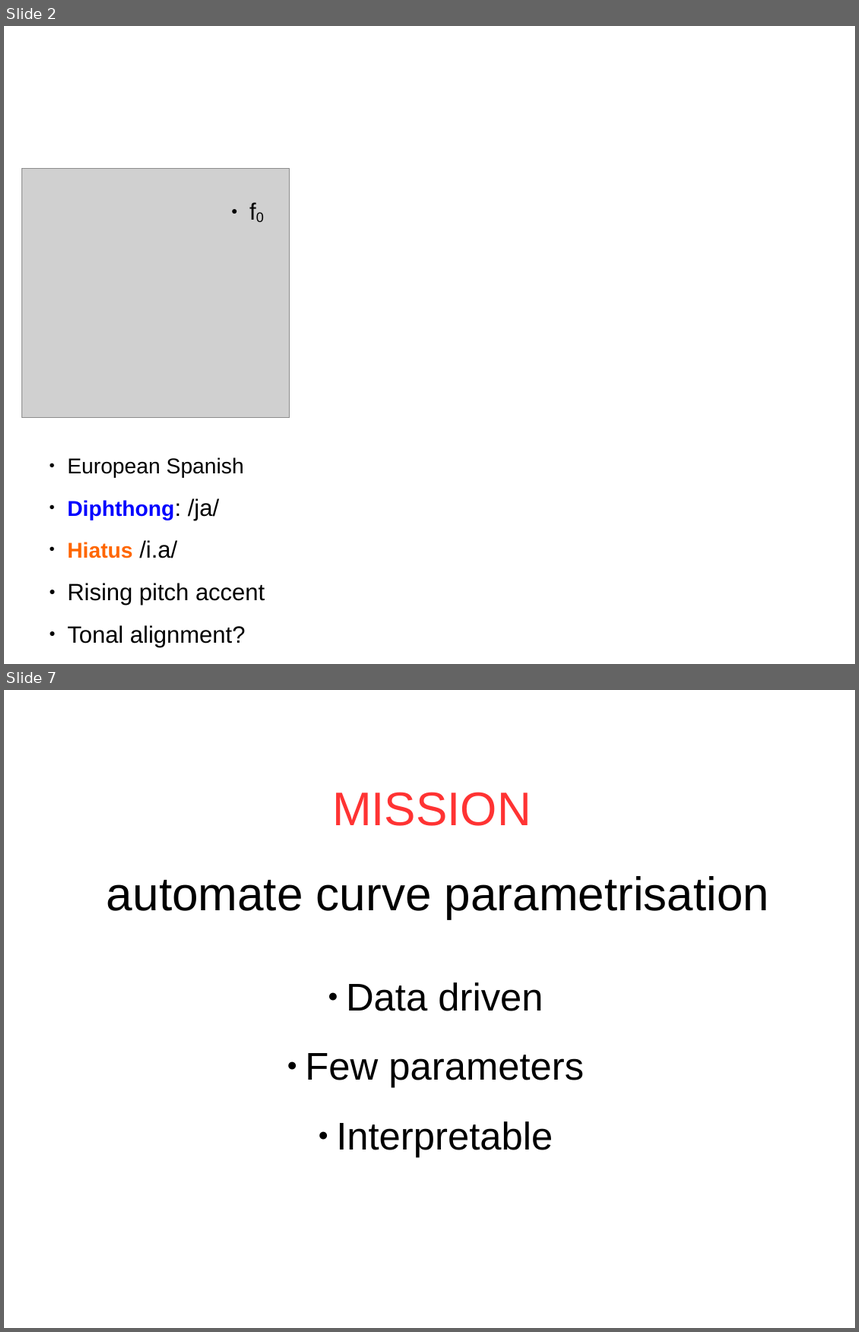
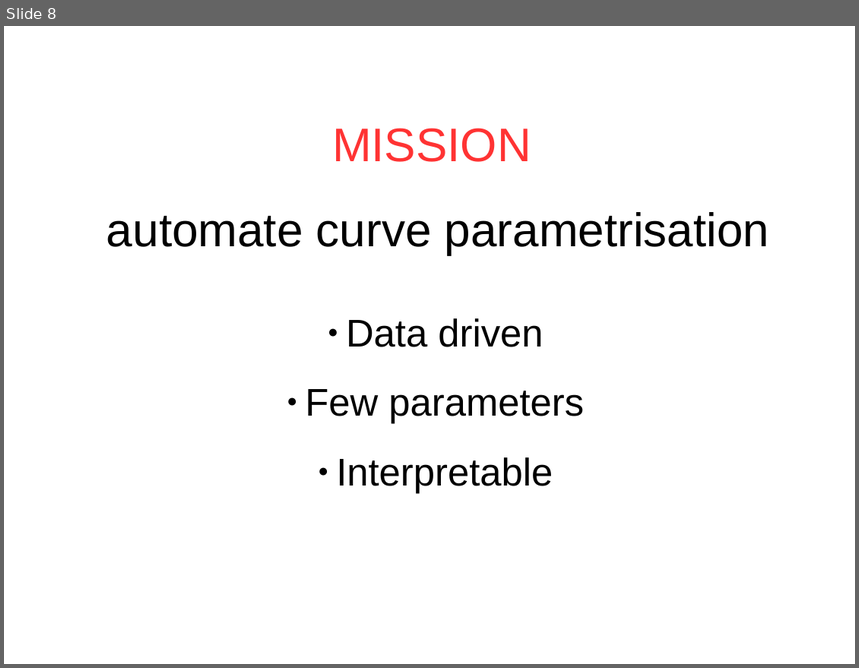
Before and after one commit to uasolo/FPCA-phonetics-workshop, a slide deck: presentations/FPCA-phonetics.odp. Shown one above the other, each under a label of ours: slides 2 and 7 before the commit, slide 8 after it; the slides between them are not shown. The pictures are 859x1332 and 859x668 pixels, drawn with LibreOffice and Linux fonts; fonts in the diff are those of the drawing; grey boxes stand for pictures. Boxes give left, top, right and bottom in pixels: in the first picture for what was removed or moved away, otherwise in the second. Text is boxed around its words. In the diff, an @@ line names an element or a change of style, - is before the commit and + after.

```diff
--- a/presentations/FPCA-phonetics.odp
+++ b/presentations/FPCA-phonetics.odp
@@ slide 2 removed at (x1=4, y1=26, x2=855, y2=664), background #FFFFFF @@
@@ picture removed at (x1=22, y1=169, x2=290, y2=418) @@
@@ text removed at (x1=224, y1=179, x2=272, y2=226) @@
-● f0
@@ text removed at (x1=67, y1=458, x2=265, y2=648) @@
-● European Spanish
-● Diphthong: /ja/
-● Hiatus /i.a/
-● Rising pitch accent
-● Tonal alignment?
@@ what was slide 7 is now slide 8 @@
```
Also in this commit, not shown: 8 slides changed, 2 slides added, 3 other files.
